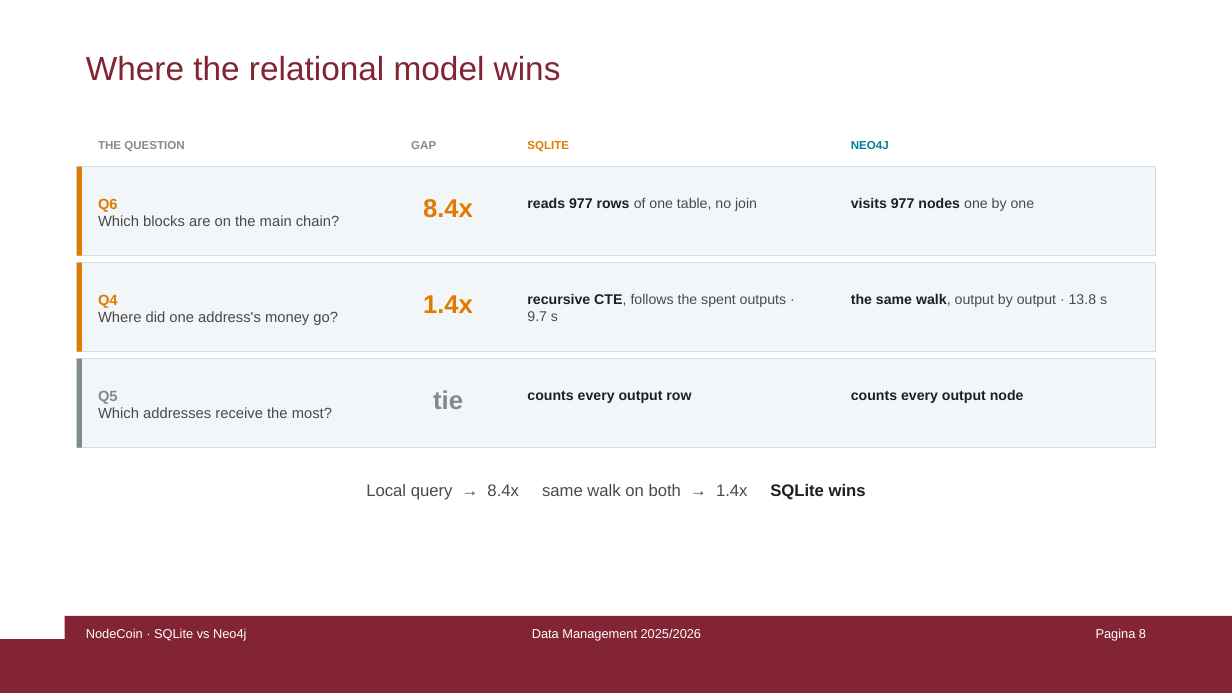
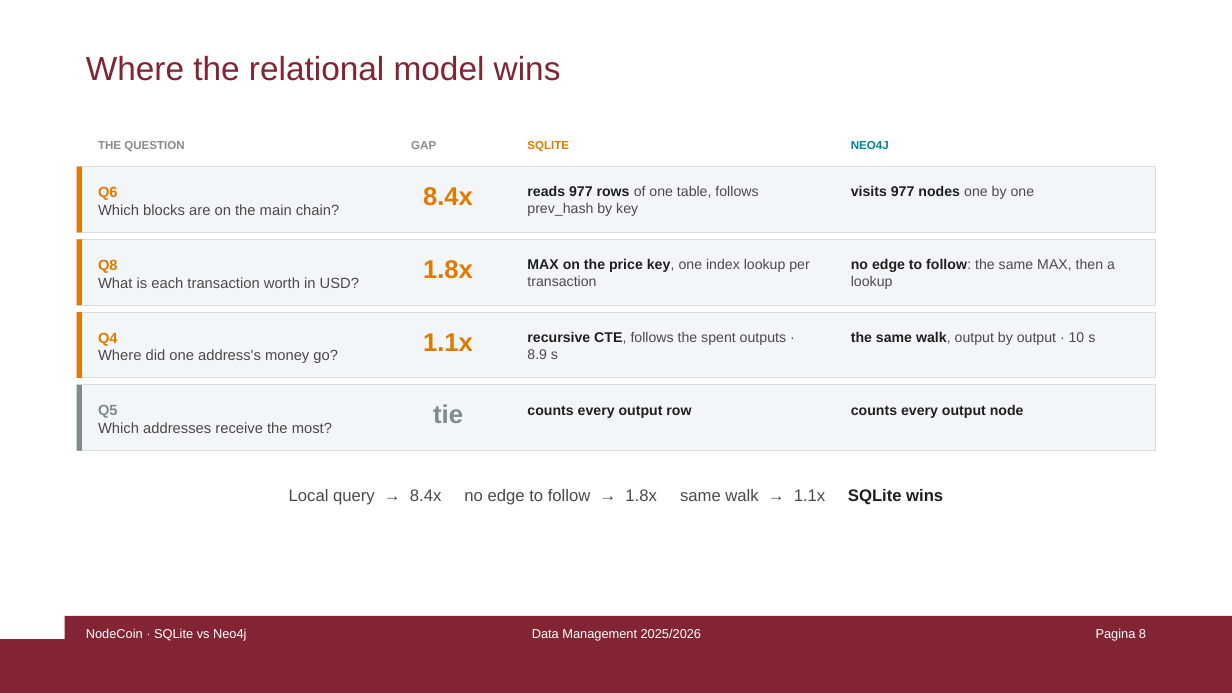
Before and after one commit to damspada/graph-relational-bitcoin-analyzer-project, a slide deck: slide 8 of presentation/NodeCoin - Damiano Spadaccini.pptx. Drawn at 1232x693 pixels with LibreOffice and Linux fonts; fonts in the diff are those of the drawing. Boxes give left, top, right and bottom in pixels: in the first picture for what was removed or moved away, otherwise in the second. Text is boxed around its words. In the diff, an @@ line names an element or a change of style, - is before the commit and + after.

```diff
--- a/presentation/NodeCoin - Damiano Spadaccini.pptx
+++ b/presentation/NodeCoin - Damiano Spadaccini.pptx
@@ rectangle resized from (x1=77, y1=166, x2=1155, y2=255) to (x1=77, y1=166, x2=1155, y2=232) @@
@@ rectangle resized from (x1=77, y1=166, x2=81, y2=255) to (x1=77, y1=166, x2=81, y2=232) @@
@@ 3 texts moved together from (x1=98, y1=197, x2=1035, y2=226) to (x1=98, y1=185, x2=1035, y2=215) @@
@@ text at (x1=527, y1=185, x2=758, y2=216): text changed @@
-reads 977 rows of one table, no join
+reads 977 rows of one table, follows prev_hash by key
@@ rectangle resized from (x1=77, y1=262, x2=1155, y2=351) to (x1=77, y1=239, x2=1155, y2=305) @@
@@ rectangle resized from (x1=77, y1=262, x2=81, y2=351) to (x1=77, y1=239, x2=81, y2=305) @@
@@ text added at (x1=98, y1=259, x2=359, y2=288), 11.5 pt, text #4A4A4A @@
+Q8
+What is each transaction worth in USD?
@@ text at (x1=423, y1=260, x2=473, y2=279): text changed @@
-1.4x
+1.8x
@@ text added at (x1=527, y1=258, x2=809, y2=286), 11 pt, text #4A4A4A @@
+MAX on the price key, one index lookup per transaction
@@ text added at (x1=851, y1=258, x2=1115, y2=289), 11 pt, text #4A4A4A @@
+no edge to follow: the same MAX, then a lookup
@@ rectangle resized from (x1=77, y1=359, x2=1155, y2=447) to (x1=77, y1=312, x2=1155, y2=378) @@
@@ rectangle resized from (x1=77, y1=359, x2=81, y2=447) to (x1=77, y1=312, x2=81, y2=378) @@
@@ rectangle at (x1=77, y1=312, x2=81, y2=378): fill #7F8C8D to #E07B00 @@
@@ text "Q4" moved from (x1=98, y1=294, x2=338, y2=325) to (x1=98, y1=332, x2=338, y2=363) @@
@@ text added at (x1=423, y1=333, x2=473, y2=351), 20 pt, text #E07B00, bold @@
+1.1x
@@ text at (x1=527, y1=331, x2=786, y2=359): text changed @@
-recursive CTE, follows the spent outputs · 9.7 s
+recursive CTE, follows the spent outputs · 8.9 s
@@ text at (x1=851, y1=331, x2=1095, y2=345): text changed @@
-the same walk, output by output · 13.8 s
+the same walk, output by output · 10 s
@@ rectangle added at (x1=77, y1=385, x2=1155, y2=451), fill #F3F6F8, outline #D5DCE2 0.75 pt @@
@@ rectangle added at (x1=77, y1=385, x2=81, y2=451), fill #7F8C8D @@
@@ 4 texts moved together from (x1=98, y1=389, x2=1024, y2=418) to (x1=98, y1=404, x2=1024, y2=433) @@
@@ text at (x1=289, y1=489, x2=943, y2=505): text changed @@
-Local query → 8.4x same walk on both → 1.4x SQLite wins
+Local query → 8.4x no edge to follow → 1.8x same walk → 1.1x SQLite wins
```
Also in this commit, not shown: 9 other slides changed, 27 other files.
